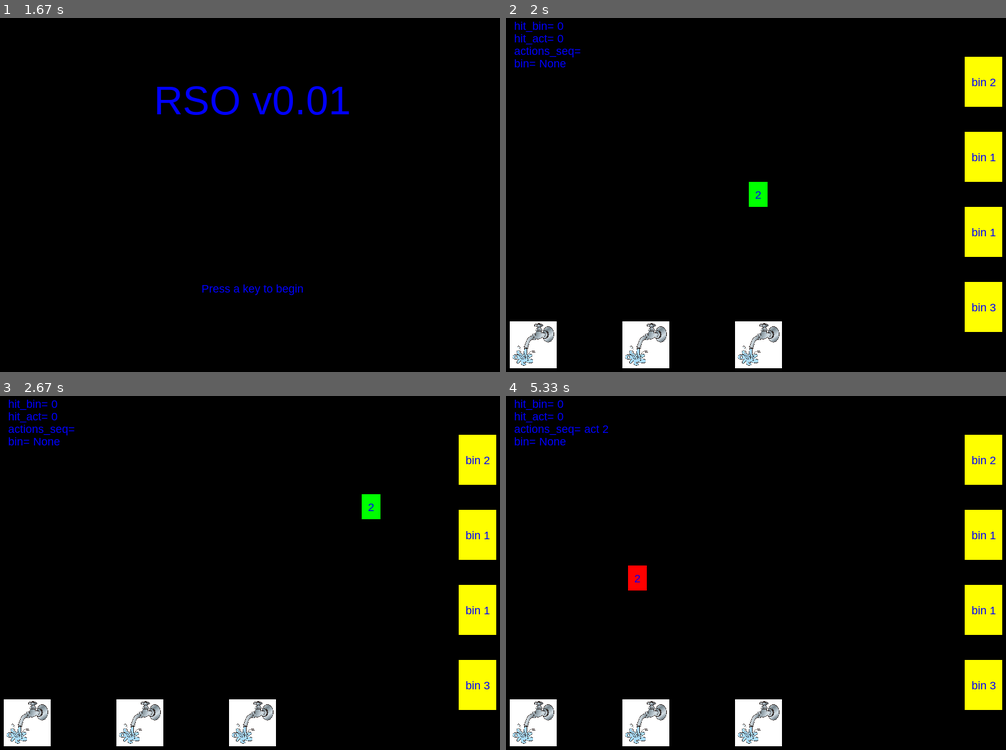
Above: before the commit, frames 1-4 (two rows, left to right).
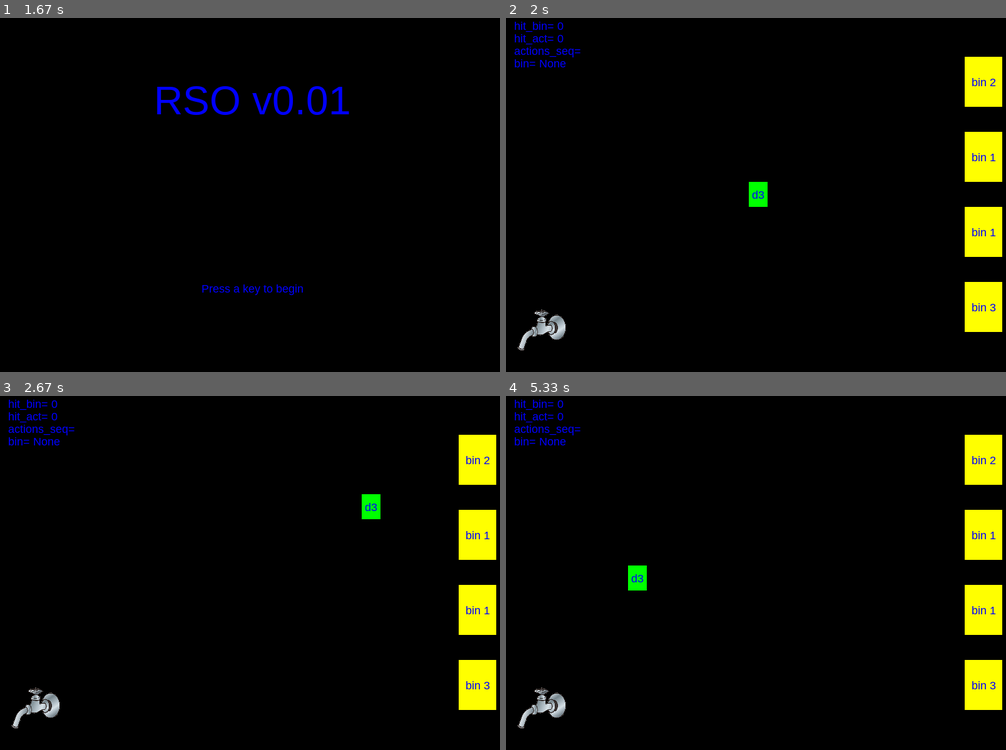
Above: after the commit, the same moments.

Repository: vokoramus/pygame_test_shooter
Game: pygame game, started from project_folder/main.py
Same seed, same stepped clock (60 frames per second), same inputs: the game is played once before the commit and once after it.
Inputs (mouse positions are in pixels of both pictures, inside the frame that each line leads up to):
- Up to frame 1 (1.67 s): no input
- Up to frame 2 (2 s): tap Enter at 1.83 s
- Up to frame 3 (2.67 s): press the mouse at (250, 573) at 2.2 s; move the mouse to (310, 537) at 2.3 s; release the mouse at (370, 505) at 2.43 s
- Up to frame 4 (5.33 s): press the mouse at (876, 505) at 3.1 s; move the mouse to (751, 608) at 3.2 s; move the mouse to (626, 714) at 3.3 s; release the mouse at (626, 714) at 3.33 s; press the mouse at (626, 714) at 5.13 s; move the mouse to (636, 576) at 5.23 s

Frame 1 is identical in both runs. In frame 2, 3.9% of the frame differs, in the area x 0-56%, y 48-99%; in frame 3, 3.9%; in frame 4, 4.2%, in the area x 0-56%, y 8-99%.

Commit message:
first commit

Diff:
--- a/project_folder/main.py
+++ b/project_folder/main.py
@@ -83,6 +83,11 @@
                     last_key = now
                     waiting = False
 
+def new_player():
+    player = Player(r.choice([k for k in pics.keys()]), 30, 40, WIDTH * 0.50, HEIGHT * 0.50, GREEN)
+    all_sprites.add(player)
+    return player
+
 
 # Создаем игру и окно
 pygame.init()
@@ -95,6 +100,7 @@
 snd_dir = path.join(path.dirname(__file__), 'snd')
 sound_ok = pygame.mixer.Sound(path.join(snd_dir, '1.wav'))
 sound_bad = pygame.mixer.Sound(path.join(snd_dir, '2.wav'))
+sound_water = pygame.mixer.Sound(path.join(snd_dir, '3.mp3'))
 
 
 # Загрузка всей игровой графики
@@ -103,14 +109,16 @@
 # background_rect = background.get_rect()
 
 player_img = pygame.image.load(path.join(img_dir, "p1.png")).convert()
-player_mini_img = pygame.transform.scale(player_img, (10, 10))
+player_mini_img = pygame.transform.scale(player_img, (85, 150))
+# player_mini_img.set_alpha(50)  # transparency
 player_mini_img.set_colorkey(BLACK)
+
 
 class Player(pygame.sprite.Sprite):
     def __init__(self, id_, W, H, coordX, coordY, color):
         super(Player, self).__init__()
         self.image = pygame.Surface((W, H))
-        # self.image = player_img
+        # self.image = player_mini_img
         self.rect = self.image.get_rect()
         self.id_ = id_
         self.color = color
@@ -126,8 +134,6 @@
         draw_text(self.image, str(self.id_), 18, self.rect.w / 2, self.rect.h / 2)
 
 
-pass
-
 class GarbageBin(pygame.sprite.Sprite):
     def __init__(self, id_, W, H, coordX, coordY, color):
         super(GarbageBin, self).__init__()
@@ -160,34 +166,45 @@
 
         # self.image = pygame.Surface((W, H))
 
-        # filename = pics[self.id_[-1]][0]  # заменить на нормальный вариант, сейчас откусываю последний символ
-        filename = '1.png'  # заменить на нормальный вариант, сейчас откусываю последний символ
-
-        t = path.join(img_dir, filename)
+        self.filename = pics[self.id_][0]  # заменить на нормальный вариант, сейчас откусываю последний символ
+        # filename = '1.png'  # заменить на нормальный вариант, сейчас откусываю последний символ
+        print(0, self.filename, type(self.filename))
+        t = path.join(img_dir, self.filename)
         print(t)
-        img = pygame.image.load(path.join(img_dir, filename)).convert()
-        self.image = pygame.transform.scale(img, (75, 75))
-
-        self.rect = self.image.get_rect()
+        img = pygame.image.load(path.join(img_dir, self.filename)).convert()
+        self.coordX = coordX
+        self.coordY = coordY
+        self.redraw(self.coordX,self.coordY)
+
+        # self.image = pygame.transform.scale(img, (120, 120))
+        # self.rect = self.image.get_rect()
+
         # self.color = color
         # self.redraw(self.color)
+
+    # def redraw(self, color):
+    def redraw(self, coordX, coordY):
+        img = pygame.image.load(path.join(img_dir, self.filename)).convert()
+        self.image = pygame.transform.scale(img, (120, 120))
+        self.rect = self.image.get_rect()
         self.rect.center = (coordX, coordY)
 
-    def redraw(self, color):
-        self.image.fill(color)
-        draw_text(self.image, str(self.id_), 18, self.rect.w / 2, self.rect.h / 2)
-
-ids =[1,2,3]
+
+
+        # self.image.fill(color)
+        # draw_text(self.image, str(self.id_), 18, self.rect.w / 2, self.rect.h / 2)
+
+ids =[1, 2, 3]
 
 pics = {}
-pics['1'] = ['1.png', '1-1.png']
-pics['2'] = ['2.png', '2.png']
-pics['3'] = ['3.png', '2.png']
+pics['d1'] = ['1.png', '1-1.png']
+pics['d2'] = ['2.png', '2.png']
+pics['d3'] = ['3.png', '2.png']
 
 N_of_BINS = 10
 bins = ['bin ' + str(r.randint(1, 3)) for _ in range(N_of_BINS)]
 N_of_ACTS = 10
-actions = ['act ' + str(r.randint(1, 3)) for _ in range(N_of_ACTS)]
+actions = ['d' + str(r.randint(1, 3)) for _ in range(N_of_ACTS)]
 
 hit_bin, hit_act = 0, 0
 selected_rect = None
@@ -206,8 +223,7 @@
         settings_screen = False
 
         all_sprites = pygame.sprite.Group()
-        player1 = Player(r.choice(ids), 30, 40, WIDTH * 0.50, HEIGHT * 0.50, GREEN)
-        all_sprites.add(player1)
+        player1 = new_player()
 
         # returning from settings_screen
         bin1 = GarbageBin('bin 2', 60, 80, WIDTH * 0.9, HEIGHT * 0.20, YELLOW)
@@ -227,20 +243,20 @@
         all_sprites.add(bin4)
 
 
-        act1 = Action('act 1', 100, 120, WIDTH * 0.10, HEIGHT * 0.90, WHITE)
-        act2 = Action('act 2', 100, 120, WIDTH * 0.30, HEIGHT * 0.90, WHITE)
-        act3 = Action('act 3', 100, 120, WIDTH * 0.50, HEIGHT * 0.90, WHITE)
+        act1 = Action('d1', 100, 120, WIDTH * 0.10, HEIGHT * 0.90, WHITE)
+        # act2 = Action('d2', 100, 120, WIDTH * 0.30, HEIGHT * 0.90, WHITE)
+        # act3 = Action('d3', 100, 120, WIDTH * 0.50, HEIGHT * 0.90, WHITE)
         # act4 = Action(str(r.choice(actions)), 100, 120, WIDTH * 0.70, HEIGHT * 0.90, WHITE)
 
         actions_group = pygame.sprite.Group()
         actions_group.add(act1)
-        actions_group.add(act2)
-        actions_group.add(act3)
+        # actions_group.add(act2)
+        # actions_group.add(act3)
         # actions_group.add(act4)
 
         all_sprites.add(act1)
-        all_sprites.add(act2)
-        all_sprites.add(act3)
+        # all_sprites.add(act2)
+        # all_sprites.add(act3)
         # all_sprites.add(act4)
 
 
@@ -265,8 +281,7 @@
             player1.kill()
             actions_seq.clear()
             selected_rect = None
-            player1 = Player(str(r.choice(ids)), 30, 40, WIDTH * 0.50, HEIGHT * 0.50, GREEN)
-            all_sprites.add(player1)
+            player1 = new_player()
             b.color = GREEN
             b.redraw(b.color)
             sound_ok.play()
@@ -276,10 +291,21 @@
             actions_seq.clear()
             sound_bad.play()
 
-        # ACTIONS collision checking
+
+        # ACTIONS collision checking   !!!!!!!!!!!!!!!!!!!!!!!!!!!!!!!!!!!!!!!!!!!!!!!!!!!!!!!!!!!!!
     hits_actions = pygame.sprite.spritecollide(player1, actions_group, False)
+
+
     if no_collisions:
+        for hit in actions_group:
+            hit.filename = pics[hit.id_][0]
+            hit.redraw(hit.coordX, hit.coordY)
+
         for hit in hits_actions:
+            hit.filename = pics[hit.id_][1]
+            hit.redraw(hit.coordX, hit.coordY)
+            sound_water.play()
+
             if len(actions_seq) == 0:
                 actions_seq.append(hit.id_)
             else:
@@ -304,10 +330,10 @@
             # print(event.button)
             if player1.rect.collidepoint(event.pos):
                 selected_rect = player1  # Select the colliding rect.
-                player1.redraw(color=RED)
+                # player1.redraw(color=RED)
         elif event.type == pygame.MOUSEBUTTONUP:
             selected_rect = None  # De-select the rect.
-            player1.redraw(color=GREEN)
+            # player1.redraw(color=GREEN)
         # Moving the player
         elif event.type == pygame.MOUSEMOTION:
             if selected_rect is not None:
--- a/project_folder/main2.py
+++ b/project_folder/main2.py
@@ -11,8 +11,8 @@
 # sys.stderr = open('out.txt', 'a')
 print('\n','='*10, datetime.datetime.now(), '='*10)
 # ==============================================================================
-img_dir = path.join(path.dirname(__file__), 'img')
-snd_dir = path.join(path.dirname(__file__), 'snd')
+img_dir = path.join(path.dirname(__file__), 'img2')
+snd_dir = path.join(path.dirname(__file__), 'snd2')
 
 WIDTH = 480
 HEIGHT = 600
Not shown, added: project_folder/TODO.txt
Empty file added: project_folder/data/players.csv
Binary file changed: project_folder/img/1-1.png
Binary file changed: project_folder/img/1.png
Binary file changed: project_folder/img/p1.png
Not shown, added: project_folder/snd/3.mp3
